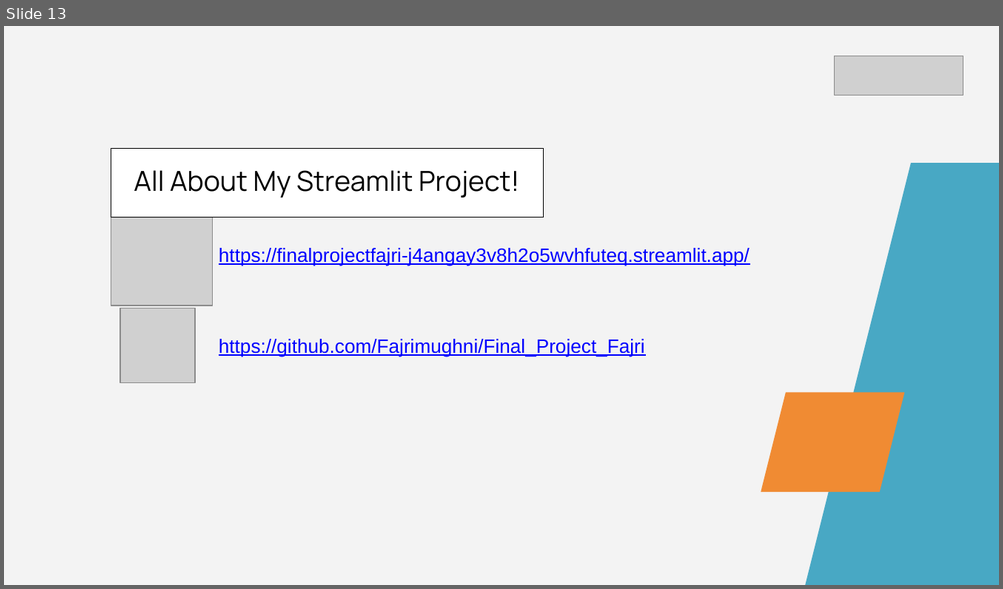
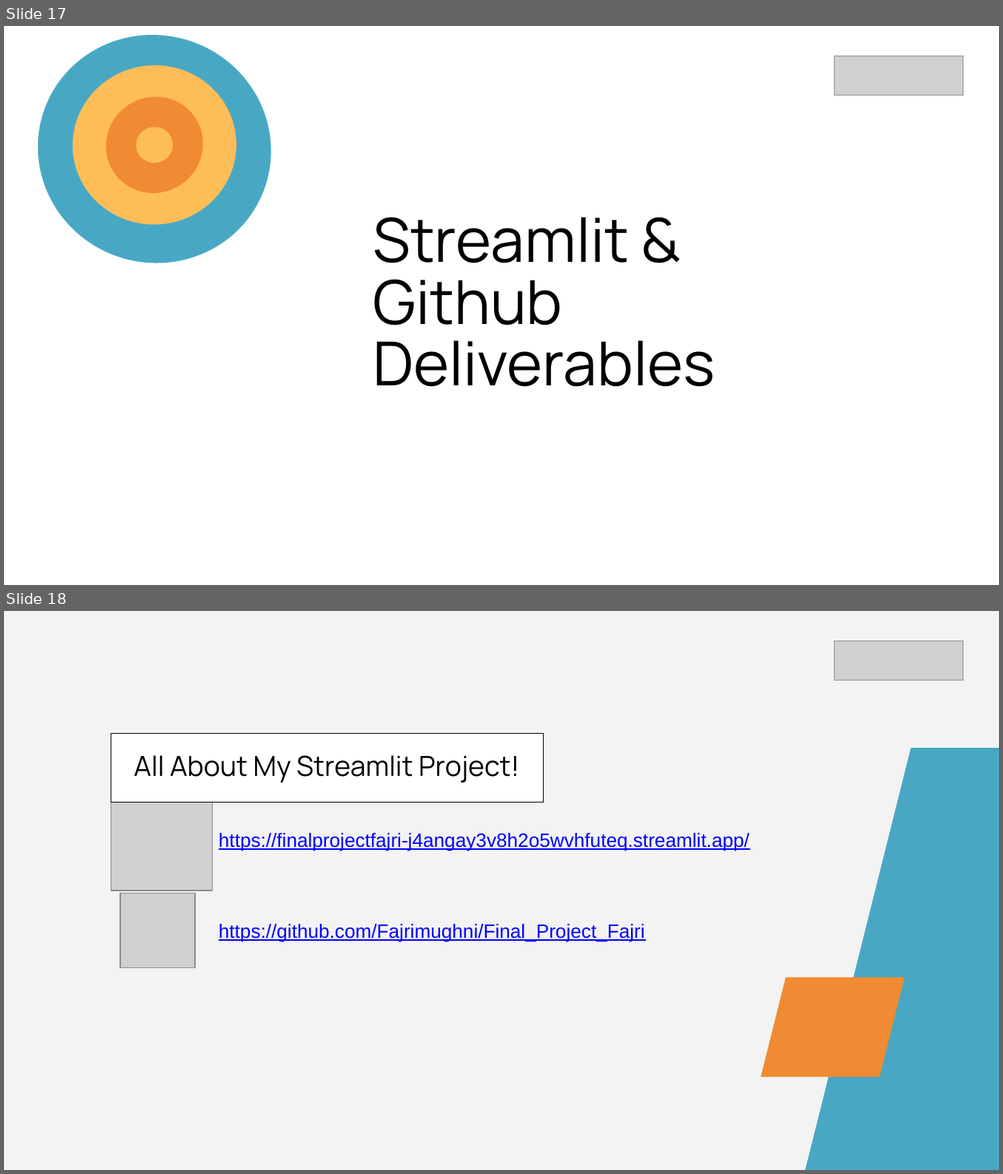
Before and after one commit to Fajrimughni/Final_Project_Fajri, a slide deck: Presentasi Final Project Data Analyst-Fajri Ilham Mughni.pptx. Shown one above the other, each under a label of ours: slide 13 before the commit, slides 17 and 18 after it. The pictures are 1003x589 and 1003x1174 pixels, drawn with LibreOffice and Linux fonts; fonts in the diff are those of the drawing; grey boxes stand for pictures. Boxes give left, top, right and bottom in pixels: in the first picture for what was removed or moved away, otherwise in the second. Text is boxed around its words. In the diff, an @@ line names an element or a change of style, - is before the commit and + after.

```diff
--- a/Presentasi Final Project Data Analyst-Fajri Ilham Mughni.pptx
+++ b/Presentasi Final Project Data Analyst-Fajri Ilham Mughni.pptx
@@ slide 17 added at bbox=[4, 26, 999, 585], background #FFFFFF @@
@@ picture added at bbox=[834, 56, 963, 95] @@
@@ group added at bbox=[5, 26, 304, 296]: 4 ellipses @@
@@ title added at bbox=[373, 217, 714, 387], 44 pt, text #000000 @@
+Streamlit &
+Github
+Deliverables
@@ what was slide 13 is now slide 18 @@
```
Also in this commit, not shown: 6 slides changed, 9 other slides added, 5 slides removed, 3 other files.
